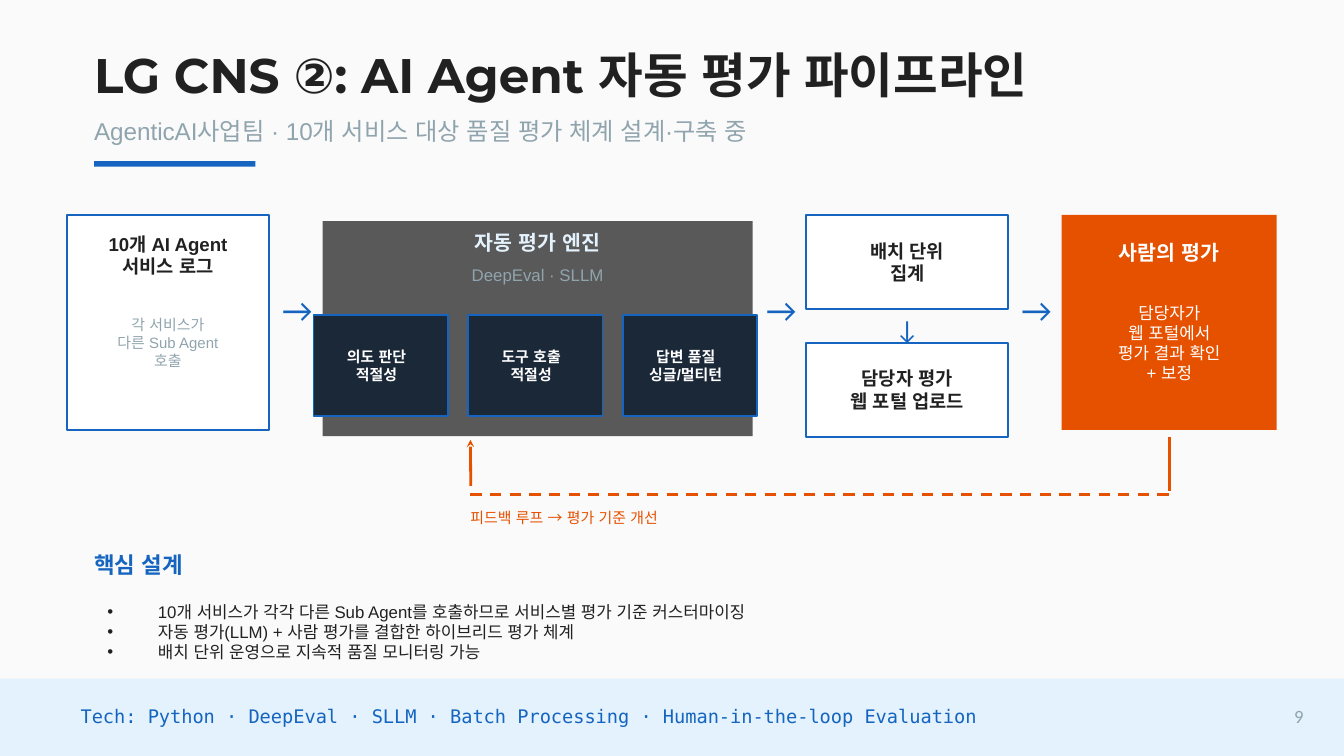
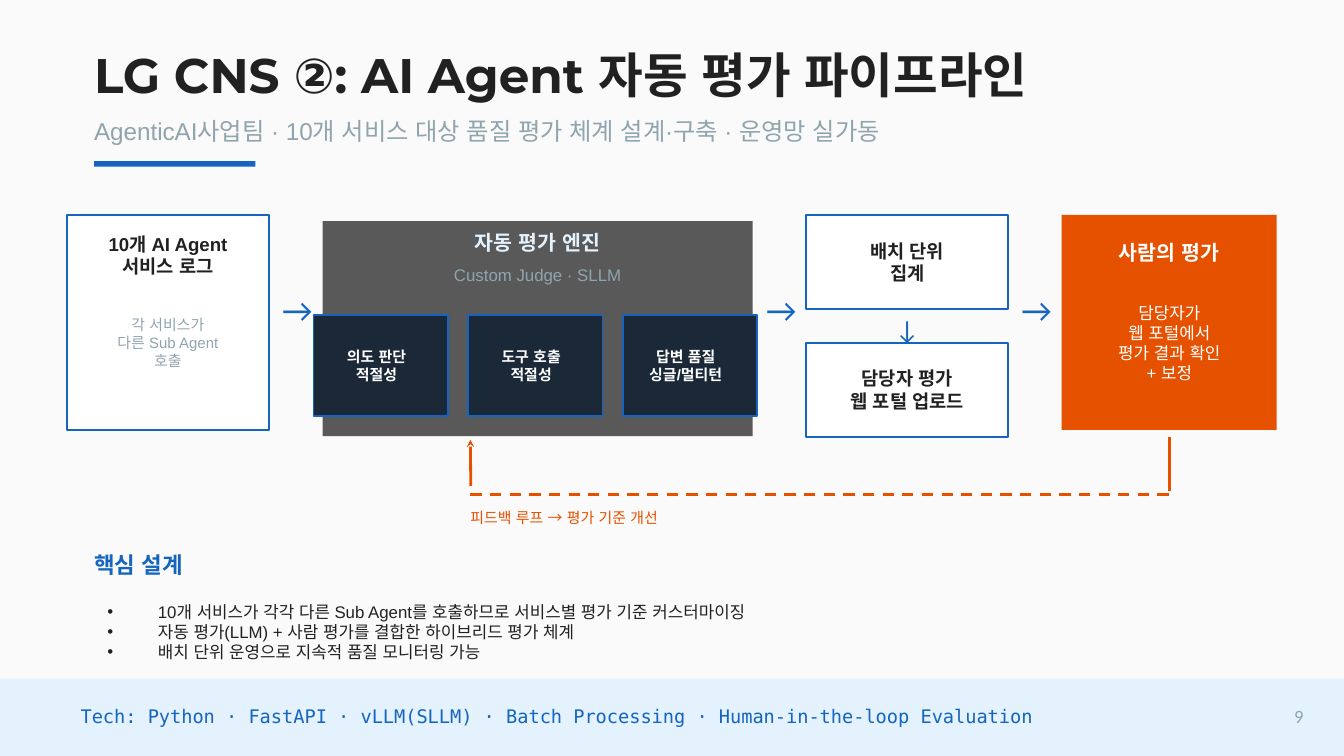
Before and after one commit to hawe66/hawe66.github.io, a slide deck: slide 9 of data/포트폴리오_조영하.pptx. Drawn at 1344x756 pixels with LibreOffice and Linux fonts; fonts in the diff are those of the drawing. Boxes give left, top, right and bottom in pixels: in the first picture for what was removed or moved away, otherwise in the second. Text is boxed around its words. In the diff, an @@ line names an element or a change of style, - is before the commit and + after.

```diff
--- a/data/포트폴리오_조영하.pptx
+++ b/data/포트폴리오_조영하.pptx
@@ text at (94,120,880,145): text changed @@
-AgenticAI사업팀 · 10개 서비스 대상 품질 평가 체계 설계·구축 중
+AgenticAI사업팀 · 10개 서비스 대상 품질 평가 체계 설계·구축 · 운영망 실가동
@@ text at (454,269,621,284): text changed @@
-DeepEval · SLLM
+Custom Judge · SLLM
@@ text at (81,708,1033,727): text changed @@
-Tech: Python · DeepEval · SLLM · Batch Processing · Human-in-the-loop Evaluation
+Tech: Python · FastAPI · vLLM(SLLM) · Batch Processing · Human-in-the-loop Evaluation
```
Also in this commit, not shown: 4 other slides changed, 2 slides added, 3 other files.
